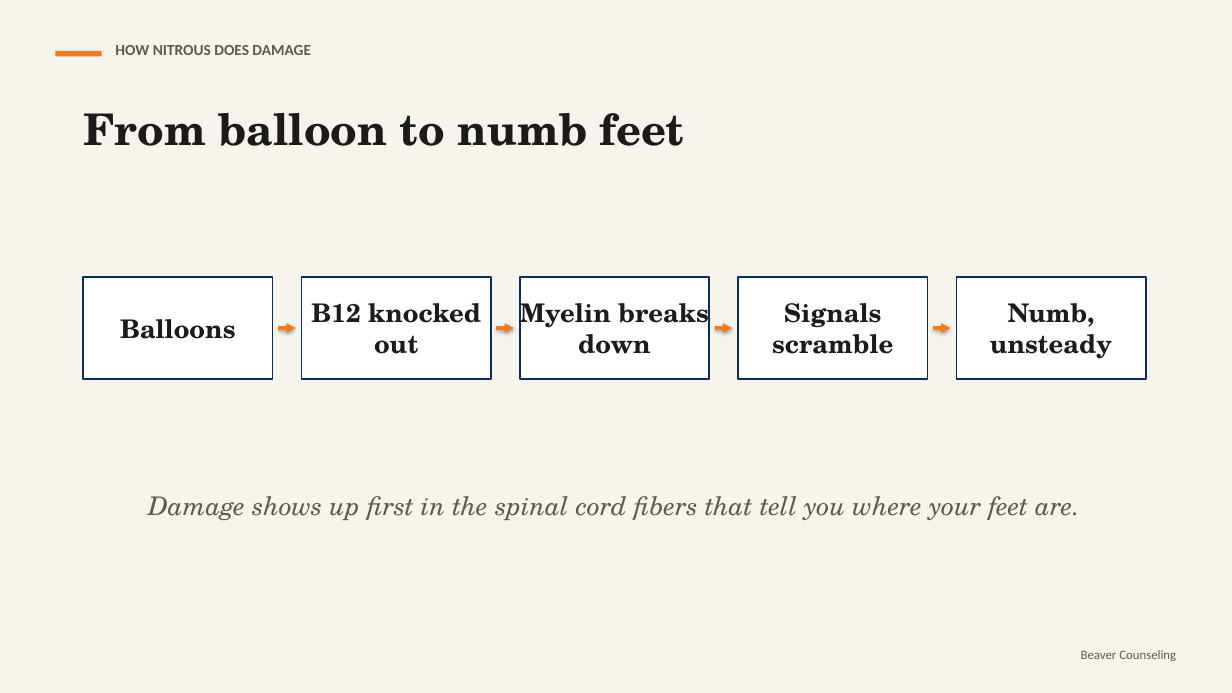
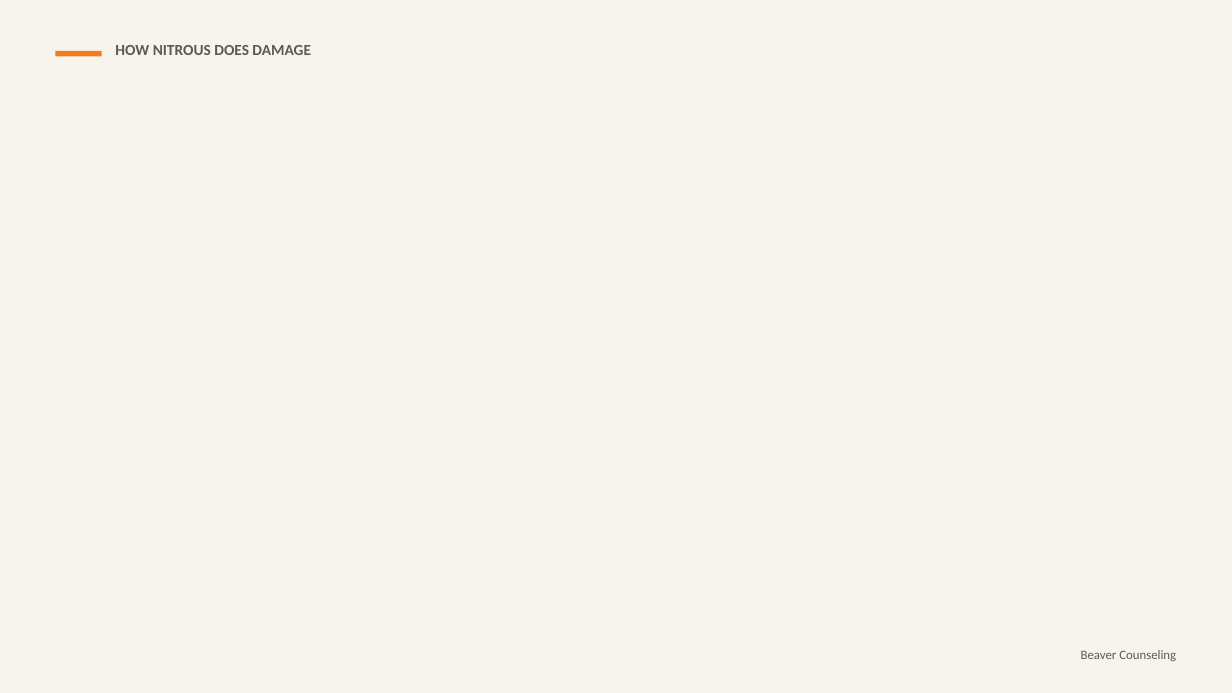
Before and after one commit to rmwtoolkit/bcds-toolkit, a slide deck: slide 11 of decks/off-the-shelf-lesson-v2.pptx (slide 4 before the commit). Drawn at 1232x693 pixels with LibreOffice and Linux fonts; fonts in the diff are those of the drawing; background and template pictures are left out. Boxes give left, top, right and bottom in pixels: in the first picture for what was removed or moved away, otherwise in the second. Text is boxed around its words. In the diff, an @@ line names an element or a change of style, - is before the commit and + after.

```diff
--- a/decks/off-the-shelf-lesson-v2.pptx
+++ b/decks/off-the-shelf-lesson-v2.pptx
@@ text removed at (83, 113, 684, 146) @@
-From balloon to numb feet
@@ rectangle removed at (83, 277, 273, 379) @@
@@ rectangle removed at (301, 277, 491, 379) @@
@@ rectangle removed at (519, 277, 709, 379) @@
@@ text removed at (520, 297, 709, 354) @@
-Myelin breaks down
@@ rectangle removed at (738, 277, 928, 379) @@
@@ rectangle removed at (957, 277, 1146, 379) @@
@@ text removed at (120, 319, 236, 339) @@
-Balloons
@@ arrow removed from (278, 328) to (296, 328) @@
@@ text removed at (311, 303, 481, 354) @@
-B12 knocked out
@@ arrow removed from (496, 328) to (515, 328) @@
@@ arrow removed from (714, 328) to (733, 328) @@
@@ text removed at (772, 303, 893, 354) @@
-Signals scramble
@@ arrow removed from (933, 328) to (951, 328) @@
@@ text removed at (990, 303, 1112, 359) @@
-Numb, unsteady
@@ text removed at (148, 496, 1079, 520) @@
-Damage shows up first in the spinal cord fibers that tell you where your feet are.
```
Also in this commit, not shown: 10 other slides changed, 18 slides added, 1 slide removed, 17 other files.
